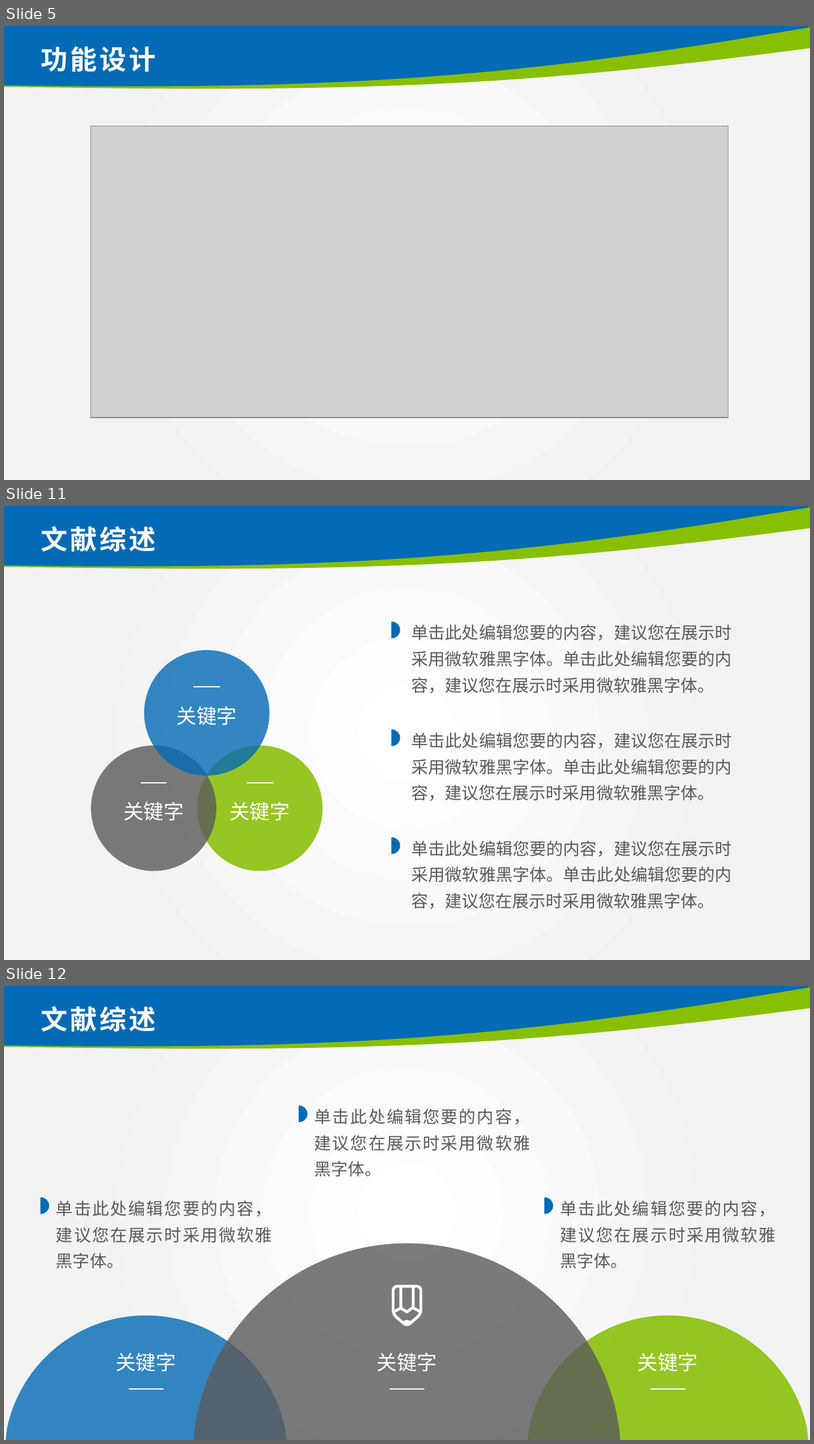
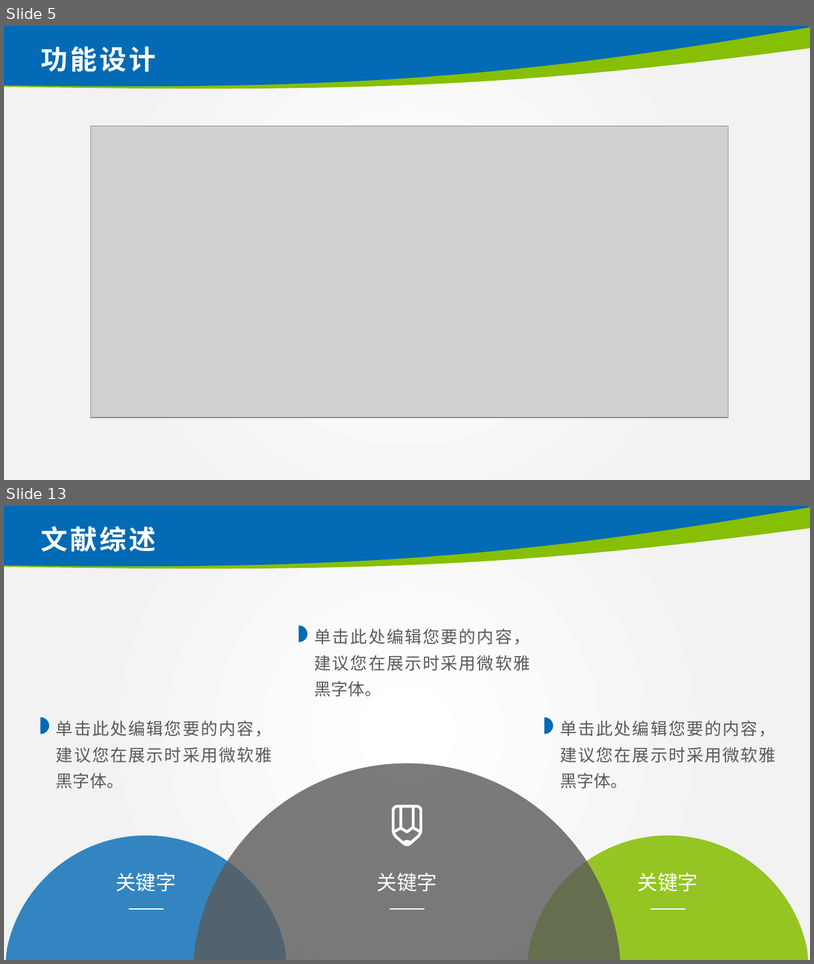
Before and after one commit to CH3OCH3-lio/shop-management, a slide deck: 2019013121_林炅答辩.pptx. Shown one above the other, each under a label of ours: slides 5, 11 and 12 before the commit, slides 5 and 13 after it; the slides between them are not shown. The pictures are 814x1444 and 814x964 pixels, drawn with LibreOffice and Linux fonts; fonts in the diff are those of the drawing; grey boxes stand for pictures; background and template pictures are left out. Boxes give left, top, right and bottom in pixels: in the first picture for what was removed or moved away, otherwise in the second. Text is boxed around its words. In the diff, an @@ line names an element or a change of style, - is before the commit and + after.

```diff
--- a/2019013121_林炅答辩.pptx
+++ b/2019013121_林炅答辩.pptx
@@ slide 11 removed at (4, 506, 810, 960), background picture (left out); not listed: 2 template elements that a slide beside it also shows @@
@@ title removed at (41, 526, 156, 552) @@
-文献综述
@@ freeform shape removed at (392, 621, 400, 637) @@
@@ text removed at (412, 624, 732, 693) @@
-单击此处编辑您要的内容，建议您在展示时采用微软雅黑字体。单击此处编辑您要的内容，建议您在展示时采用微软雅黑字体。
@@ ellipse removed at (144, 650, 270, 775) @@
@@ line removed from (194, 687) to (220, 687) @@
@@ text removed at (177, 706, 237, 725) @@
-关键字
@@ freeform shape removed at (392, 730, 400, 746) @@
@@ text removed at (412, 732, 732, 801) @@
-单击此处编辑您要的内容，建议您在展示时采用微软雅黑字体。单击此处编辑您要的内容，建议您在展示时采用微软雅黑字体。
@@ ellipse removed at (91, 745, 216, 871) @@
@@ ellipse removed at (198, 745, 323, 871) @@
@@ line removed from (141, 783) to (167, 783) @@
@@ line removed from (247, 783) to (273, 783) @@
@@ text removed at (123, 801, 184, 820) @@
-关键字
@@ text removed at (230, 801, 290, 820) @@
-关键字
@@ freeform shape removed at (392, 837, 400, 853) @@
@@ text removed at (412, 840, 732, 909) @@
-单击此处编辑您要的内容，建议您在展示时采用微软雅黑字体。单击此处编辑您要的内容，建议您在展示时采用微软雅黑字体。
@@ what was slide 12 is now slide 13 @@
```
Also in this commit, not shown: 4 slides changed, 5 slides added, 3 other slides removed, 2 other files.
